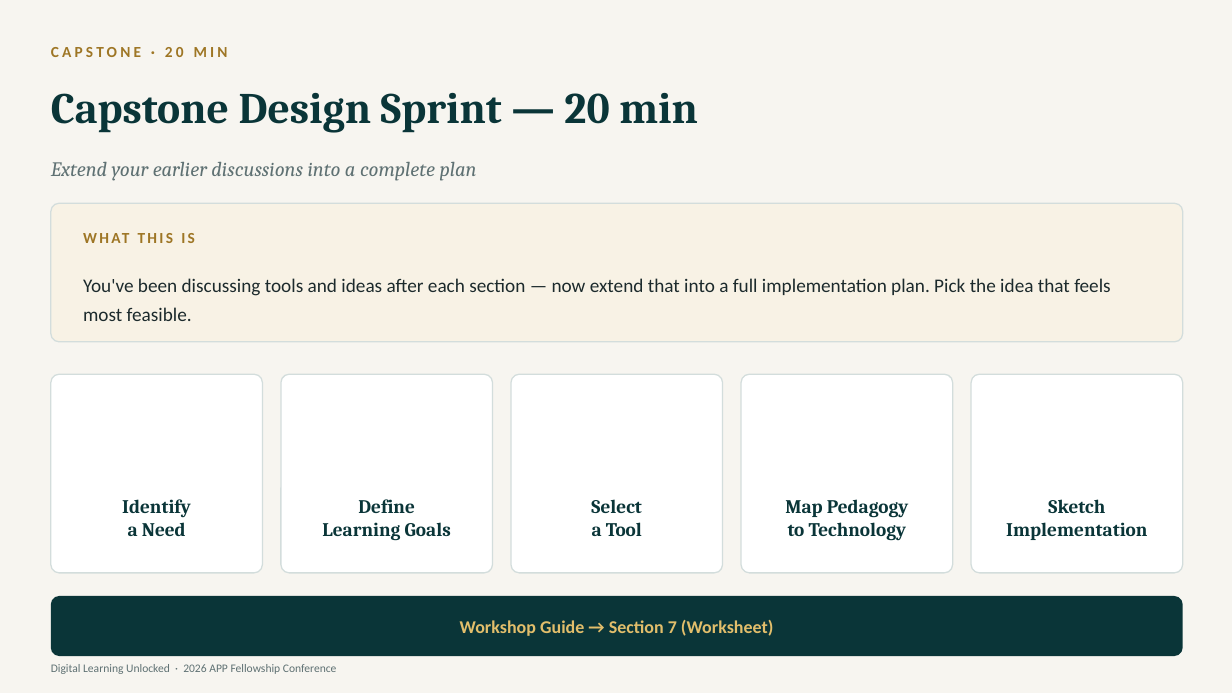
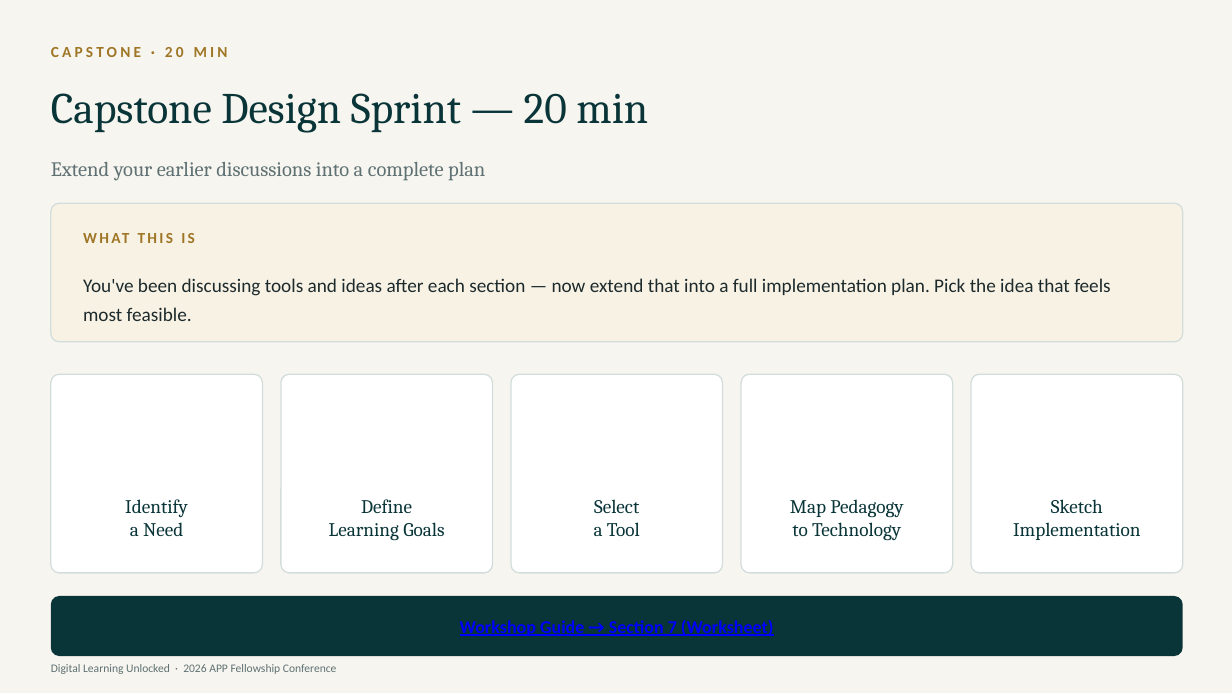
Before and after one commit to diana-brewer/digital-learning-unlocked, a slide deck: slide 26 of Digital Learning Unlocked - Slide Deck.pptx. Drawn at 1232x693 pixels with LibreOffice and Linux fonts; fonts in the diff are those of the drawing. Boxes give left, top, right and bottom in pixels: in the first picture for what was removed or moved away, otherwise in the second. Text is boxed around its words. In the diff, an @@ line names an element or a change of style, - is before the commit and + after.

```diff
--- a/Digital Learning Unlocked - Slide Deck.pptx
+++ b/Digital Learning Unlocked - Slide Deck.pptx
@@ text "Extend your earlier discussions into ..." at (51,162,485,181): italic off @@
@@ text "Define": place and size @@
-text "Define" at (322,499,451,541)
+text "Define" at (329,499,444,541)
@@ bold off in 6 elements at (51,93,648,133), (125,499,188,536), (329,499,444,541), (594,499,640,536), (790,499,903,541), (1013,499,1141,540) @@
@@ text "Sketch": place and size @@
-text "Sketch" at (1006,499,1147,540)
+text "Sketch" at (1013,499,1141,540)
@@ text "Workshop Guide → Section 7 ..." at (460,620,773,636): text colour #E2BE6B to #0000FF, underline on @@
```
Also in this commit, not shown: 28 other slides changed, 2 other files.
